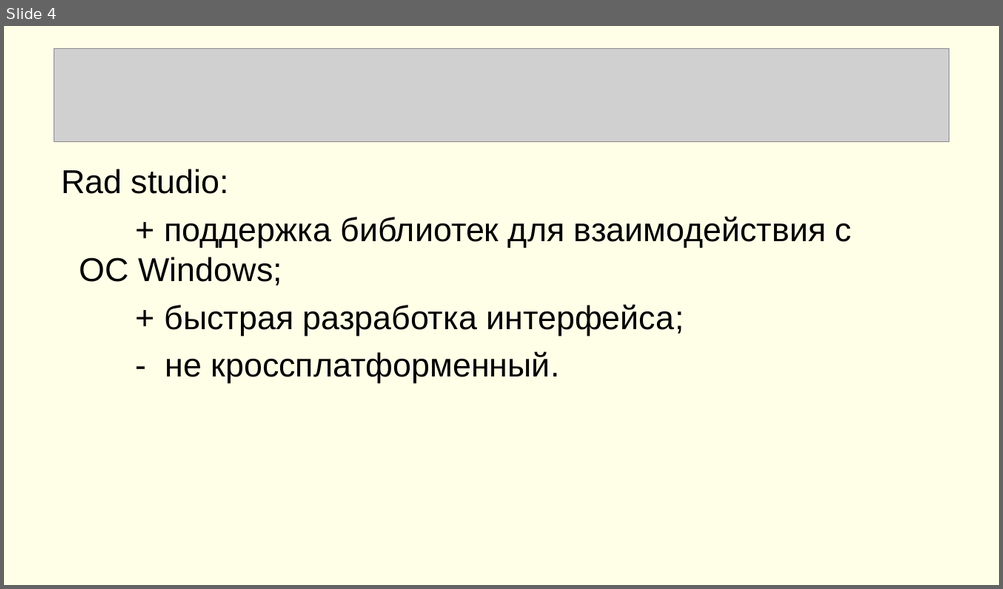
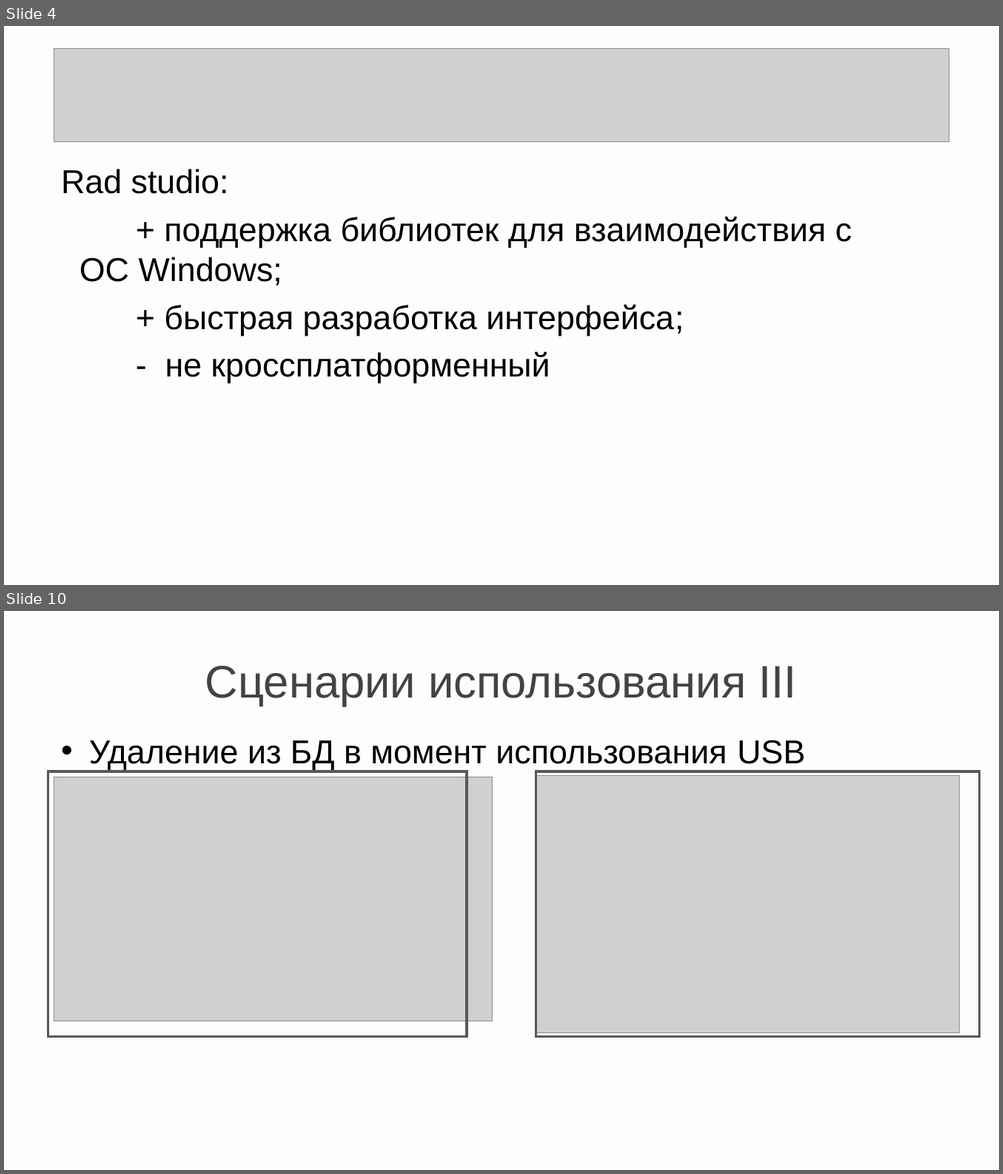
Before and after one commit to alekseisirmais/CPP_PARK, a slide deck: К защите.ppt. Shown one above the other, each under a label of ours: slide 4 before the commit, slides 4 and 10 after it; the slides between them are not shown. The pictures are 1003x589 and 1003x1174 pixels, drawn with LibreOffice and Linux fonts; fonts in the diff are those of the drawing; grey boxes stand for pictures. Boxes give left, top, right and bottom in pixels: in the first picture for what was removed or moved away, otherwise in the second. Text is boxed around its words. In the diff, an @@ line names an element or a change of style, - is before the commit and + after.

```diff
--- a/К защите.ppt
+++ b/К защите.ppt
@@ slide 10 added at (4,611,999,1170), background #F2F2F2 at 14% opacity @@
@@ title added at (205,666,797,706), 44 pt, text #434342 @@
+Сценарии использования III
@@ text added at (89,740,805,770), 32 pt, text #000000 @@
+• Удаление из БД в момент использования USB
@@ rectangle added at (48,772,466,1037), outline #57595B 2.24 pt @@
@@ picture added at (54,777,492,1021) @@
@@ picture added at (535,775,959,1032) @@
@@ rectangle added at (535,772,979,1037), outline #57595B 2.24 pt @@
@@ slide 4 changed as well @@
@@ background #FFFF00 at 9% opacity to #FFFFFF @@
@@ text at (165,352,550,383): text changed @@
-- не кроссплатформенный.
+- не кроссплатформенный
```
Also in this commit, not shown: 4 other slides changed, 5 other slides added, 6 slides removed.
